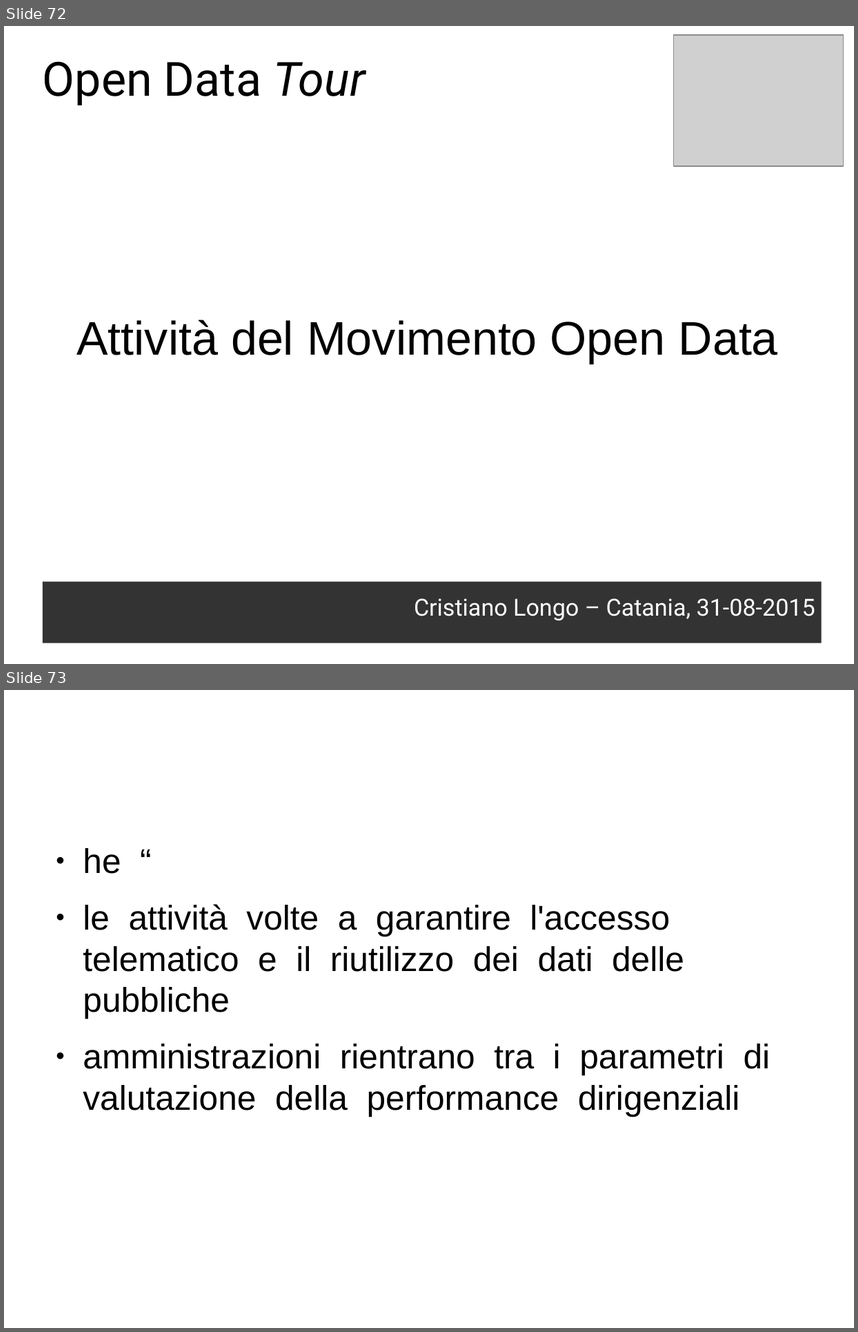
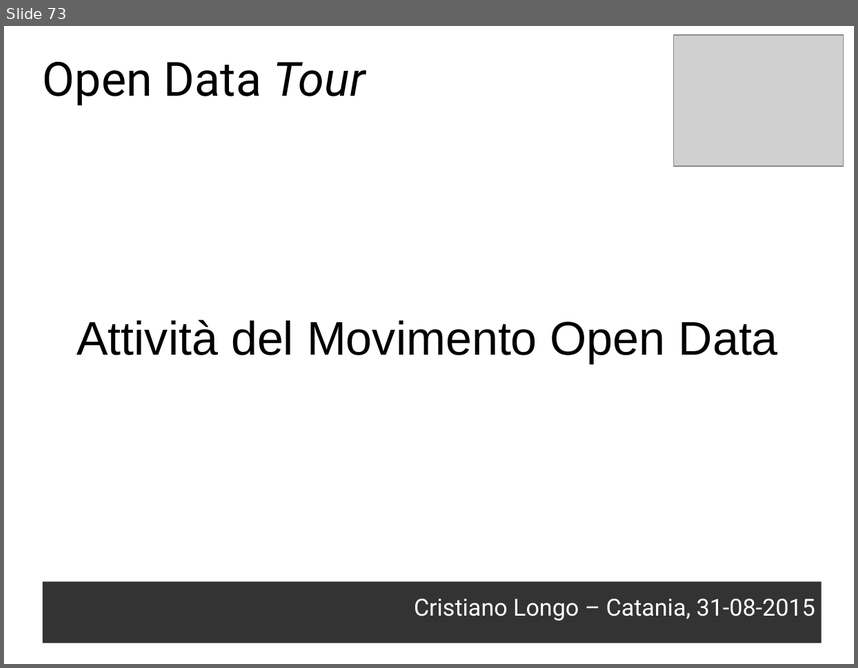
Before and after one commit to opendatahacklab/opendatatour, a slide deck: slides/odt_cope_31082015.odp. Shown one above the other, each under a label of ours: slides 72 and 73 before the commit, slide 73 after it. The pictures are 858x1332 and 858x668 pixels, drawn with LibreOffice and Linux fonts; fonts in the diff are those of the drawing; grey boxes stand for pictures. Boxes give left, top, right and bottom in pixels: in the first picture for what was removed or moved away, otherwise in the second. Text is boxed around its words. In the diff, an @@ line names an element or a change of style, - is before the commit and + after.

```diff
--- a/slides/odt_cope_31082015.odp
+++ b/slides/odt_cope_31082015.odp
@@ slide 73 removed at box(4, 690, 854, 1328), background #FFFFFF @@
@@ text removed at box(83, 848, 771, 1116) @@
-● he “
-● le attività volte a garantire l'accesso telematico e il riutilizzo dei dati delle pubbliche
-● amministrazioni rientrano tra i parametri di valutazione della performance dirigenziali
@@ what was slide 72 is now slide 73 @@
```
Also in this commit, not shown: 1 slide changed, 11 slides added, 2 other files.
